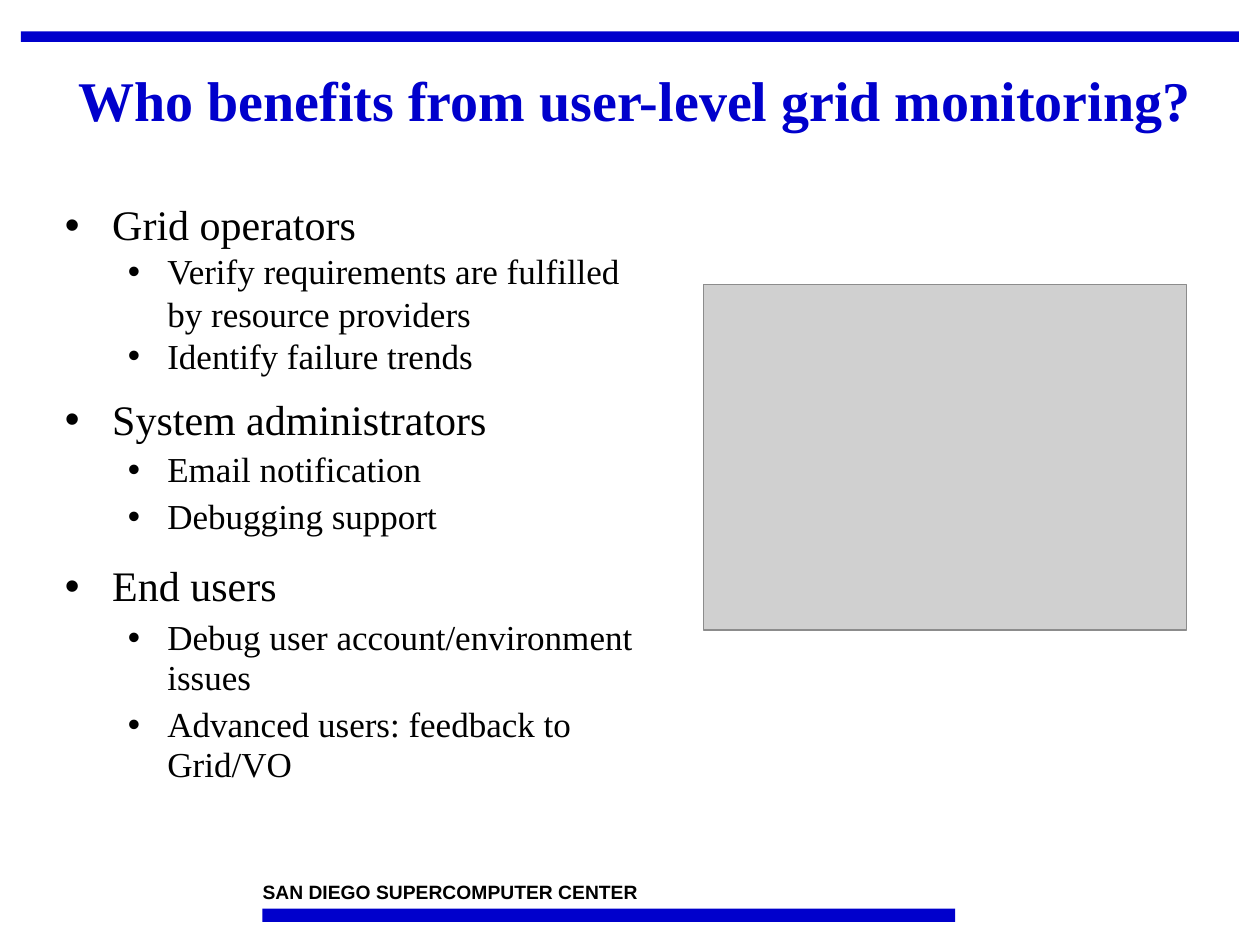
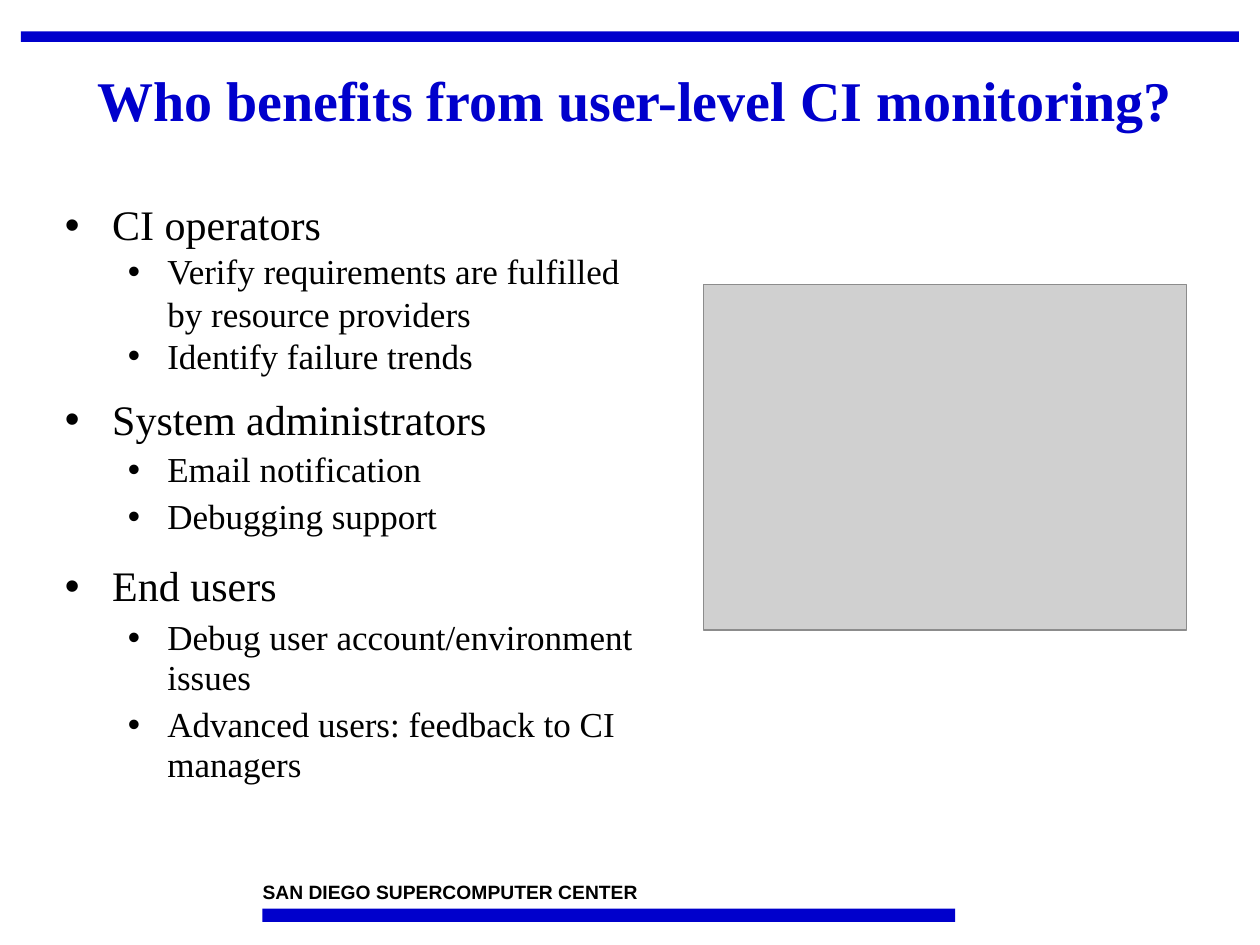
Before and after one commit to IncaProject/inca-xsede, a slide deck: slide 9 of talks/2010/2010workshop/overview.pptx. Drawn at 1260x945 pixels with LibreOffice and Linux fonts; fonts in the diff are those of the drawing; grey boxes stand for pictures; background and template pictures are left out. Boxes give left, top, right and bottom in pixels: in the first picture for what was removed or moved away, otherwise in the second. Text is boxed around its words. In the diff, an @@ line names an element or a change of style, - is before the commit and + after.

Commit message:
replace grid with CI

```diff
--- a/talks/2010/2010workshop/overview.pptx
+++ b/talks/2010/2010workshop/overview.pptx
@@ title at box(97, 81, 1171, 131): text changed @@
-Who benefits from user-level grid monitoring?
+Who benefits from user-level CI monitoring?
@@ text at box(112, 212, 321, 249): text changed @@
-• Grid operators
+• CI operators
@@ text at box(167, 712, 615, 784): text changed @@
-  • Advanced users: feedback to Grid/VO
+  • Advanced users: feedback to CI managers
```
Also in this commit, not shown: 6 other slides changed, 1 other file.
